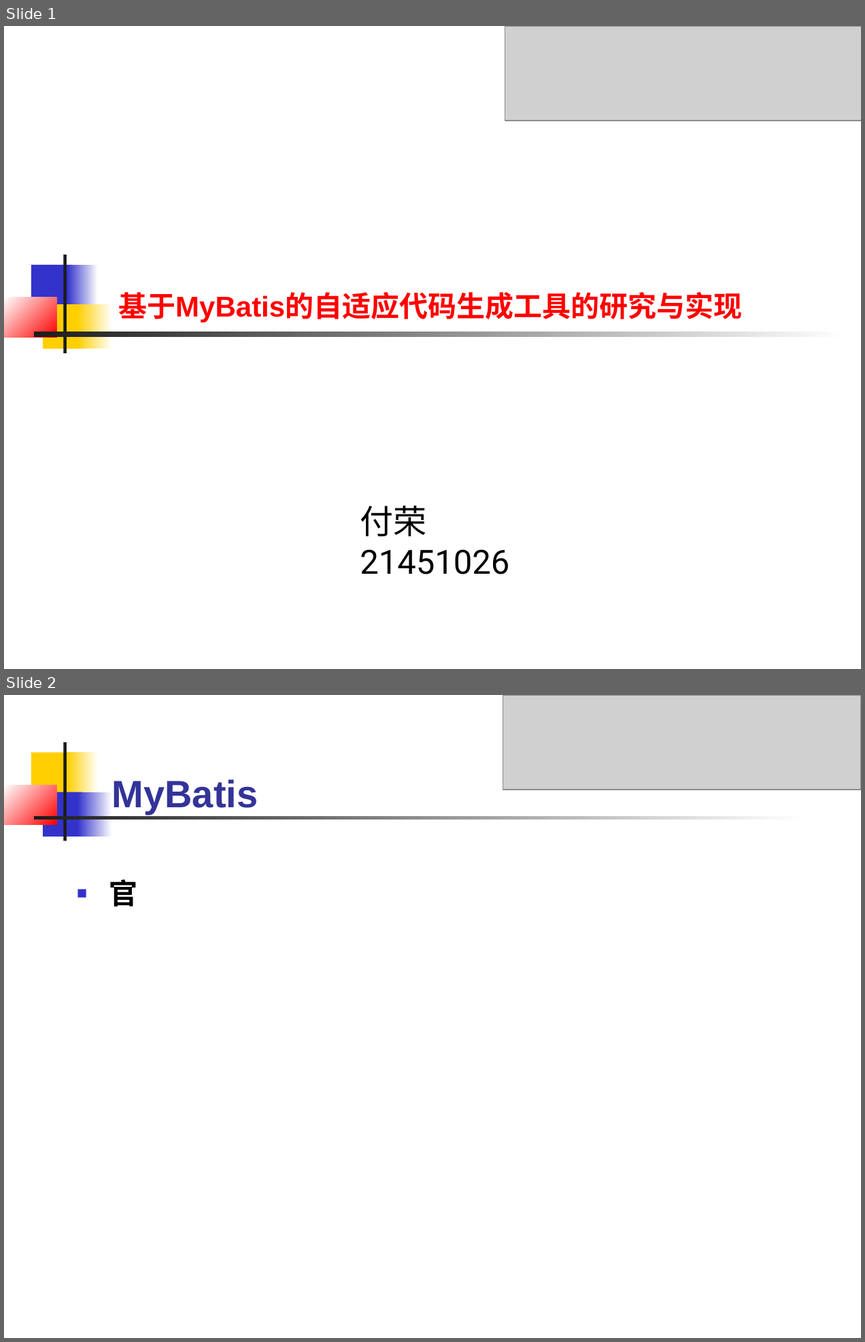
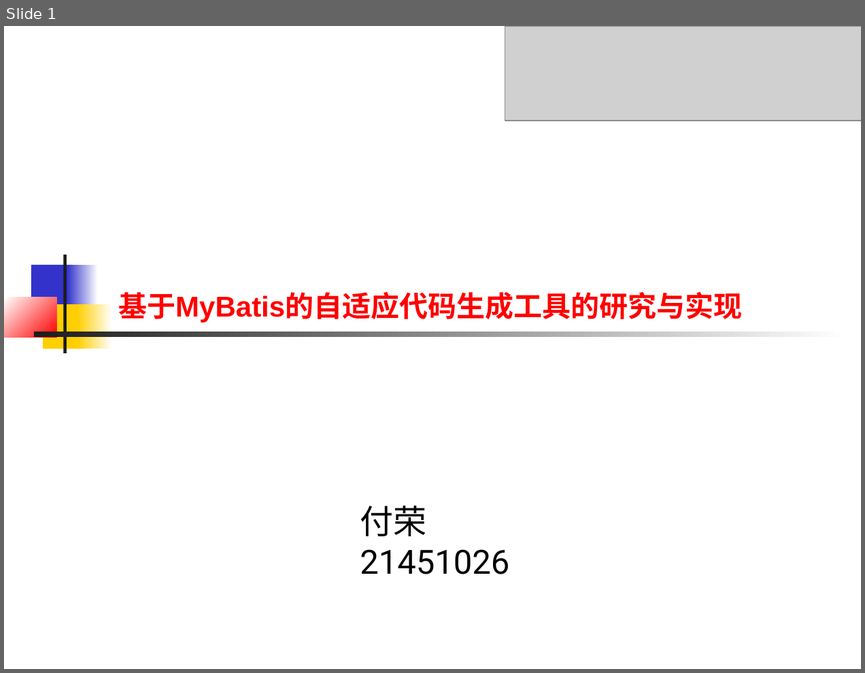
Before and after one commit to connLAN/zjuResource, a slide deck: 毕业论文/开题报告论证会-材料/开题论证会-付荣.ppt. Shown one above the other, each under a label of ours: slides 1 and 2 before the commit, slide 1 after it. The pictures are 865x1342 and 865x673 pixels, drawn with LibreOffice and Linux fonts; fonts in the diff are those of the drawing; grey boxes stand for pictures. Boxes give left, top, right and bottom in pixels: in the first picture for what was removed or moved away, otherwise in the second. Text is boxed around its words. In the diff, an @@ line names an element or a change of style, - is before the commit and + after.

```diff
--- a/毕业论文/开题报告论证会-材料/开题论证会-付荣.ppt
+++ b/毕业论文/开题报告论证会-材料/开题论证会-付荣.ppt
@@ slide 2 removed at box(4, 695, 861, 1338), background #FFFFFF @@
@@ picture removed at box(502, 695, 861, 790) @@
@@ rectangle removed at box(31, 752, 73, 797) @@
@@ rectangle removed at box(63, 742, 66, 841) @@
@@ rectangle removed at box(67, 752, 99, 797) @@
@@ rectangle removed at box(4, 785, 56, 824) @@
@@ rectangle removed at box(43, 792, 82, 836) @@
@@ rectangle removed at box(77, 792, 112, 836) @@
@@ text removed at box(112, 779, 258, 815) @@
-MyBatis
@@ rectangle removed at box(34, 817, 805, 820) @@
@@ text removed at box(109, 879, 137, 906) @@
-■ 官
```
Also in this commit, not shown: 9 slides added, 10 other slides removed, 1 other file.
